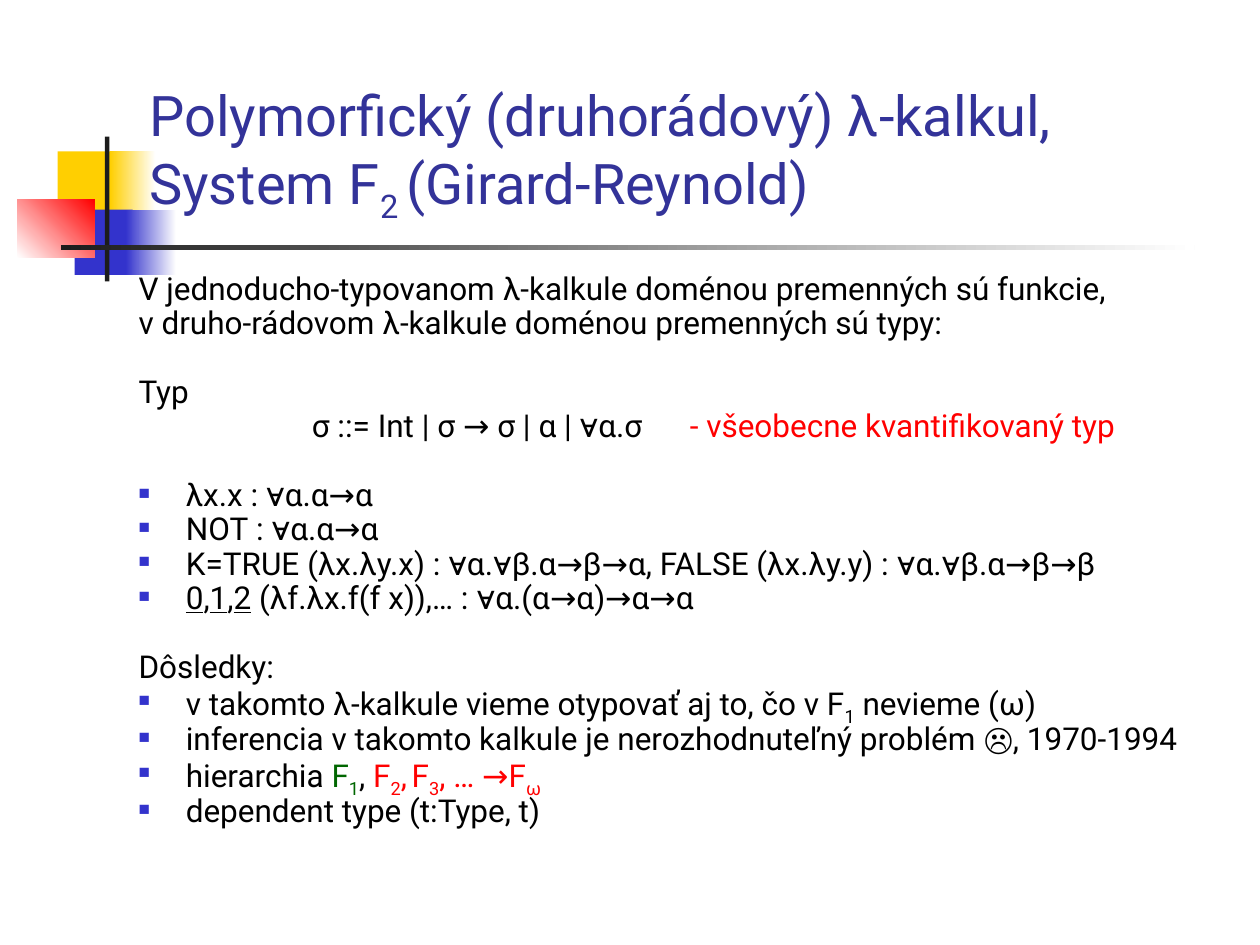
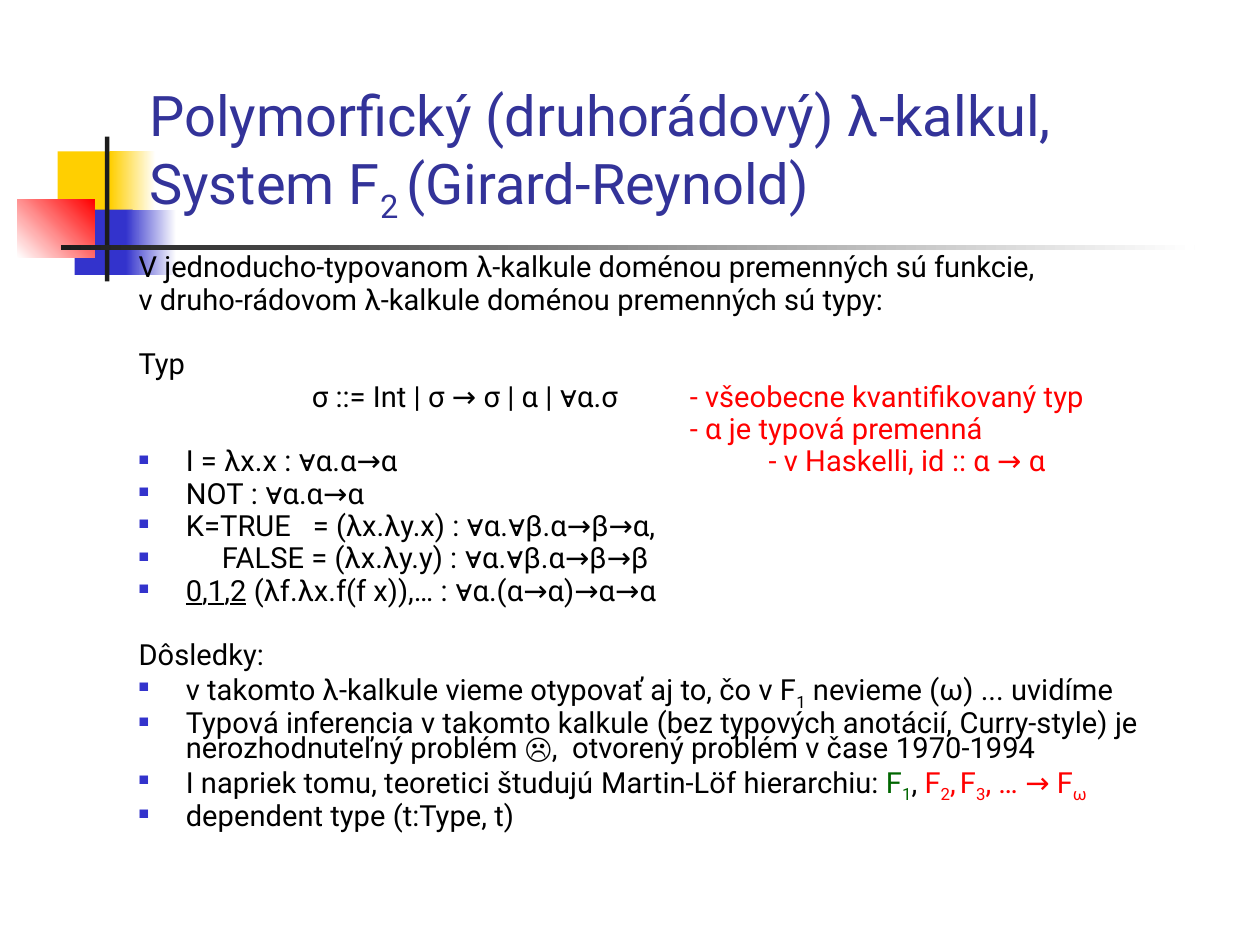
Before and after one commit to Funkcionalne/Prednasky, a slide deck: slide 24 of 08/08_fpro.ppt. Drawn at 1260x945 pixels with LibreOffice and Linux fonts; fonts in the diff are those of the drawing. Boxes give left, top, right and bottom in pixels: in the first picture for what was removed or moved away, otherwise in the second. Text is boxed around its words. In the diff, an @@ line names an element or a change of style, - is before the commit and + after.

```diff
--- a/08/08_fpro.ppt
+++ b/08/08_fpro.ppt
@@ text "V jednoducho-typovanom λ-kalkule doménou premenných ...": place and size @@
-text "V jednoducho-typovanom λ-kalkule doménou premenných ..." at box(139, 271, 1177, 829)
+text "V jednoducho-typovanom λ-kalkule doménou premenných ..." at box(139, 250, 1137, 833)
@@ text at box(139, 250, 1034, 833): size 18 to 16.6 pt in "V jednoducho-typovanom λ-kalkule doménou premenných sú funkc ...", "v druho-rádovom λ-kalkule doménou premenných sú typy:", "Typ", "σ ::= Int | σ → σ ..." and 4 more places @@
@@ text at box(186, 449, 398, 472): text changed; size 18 to 16.6 pt; text colour #000000 to #FF0000 @@
-■ λx.x : ∀α.α→α
+- α je typová premenná
+■ I = λx.x : ∀α.α→α - v Haskelli, id :: α → α
@@ text at box(186, 513, 655, 575): text changed; size 18 to 16.6 pt @@
-■ K=TRUE (λx.λy.x) : ∀α.∀β.α→β→α, FALSE (λx.λy.y) : ∀α.∀β.α→β→β
+■ K=TRUE = (λx.λy.x) : ∀α.∀β.α→β→α,
+■ FALSE = (λx.λy.y) : ∀α.∀β.α→β→β
@@ text at box(186, 676, 1137, 800): text changed; size 18 to 16.6 pt @@
-■ v takomto λ-kalkule vieme otypovať aj to, čo v F1 nevieme (ω)
-■ inferencia v takomto kalkule je nerozhodnuteľný problém ☹, 1970-1994
-■ hierarchia F1, F2, F3, … →Fω
+■ v takomto λ-kalkule vieme otypovať aj to, čo v F1 nevieme (ω) ... uvidíme
+■ Typová inferencia v takomto kalkule (bez typových anotácií, Curry-style) je nerozhodnuteľný problém ☹, otvorený problém v čase 1970-1994
+■ I napriek tomu, teoretici študujú Martin-Löf hierarchiu: F1, F2, F3, … → Fω
```
Also in this commit, not shown: 11 other slides changed, 2 slides added, 2 other files.
